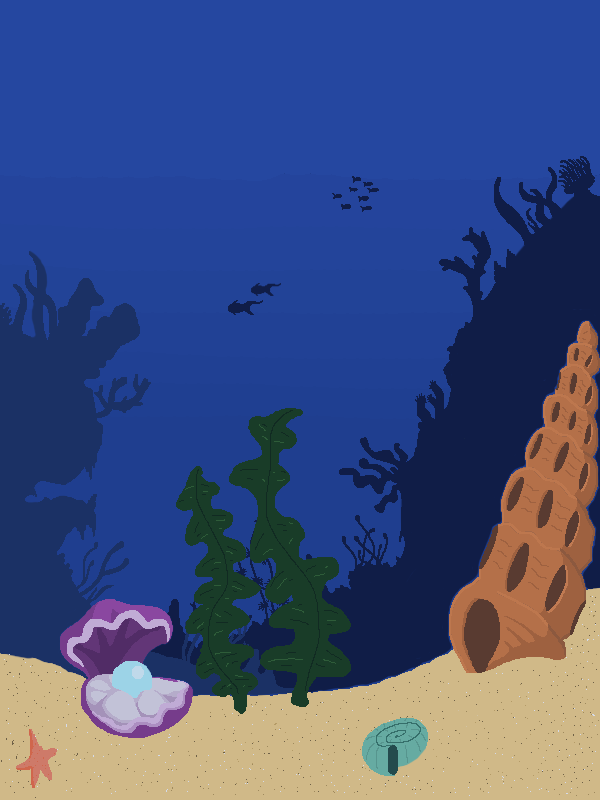
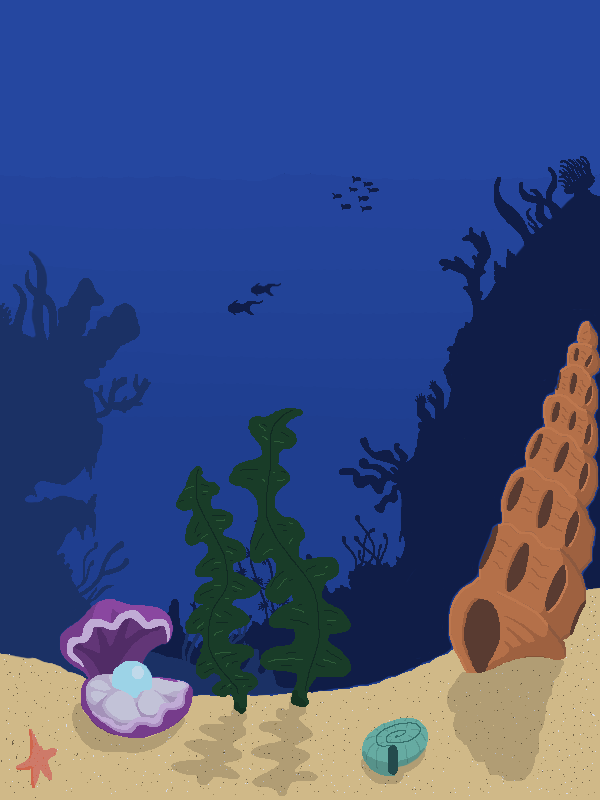
The second 600×800 image is a revision of the first. Changes to its layers:
painted on "Layer 1" over [72, 656, 564, 796]
